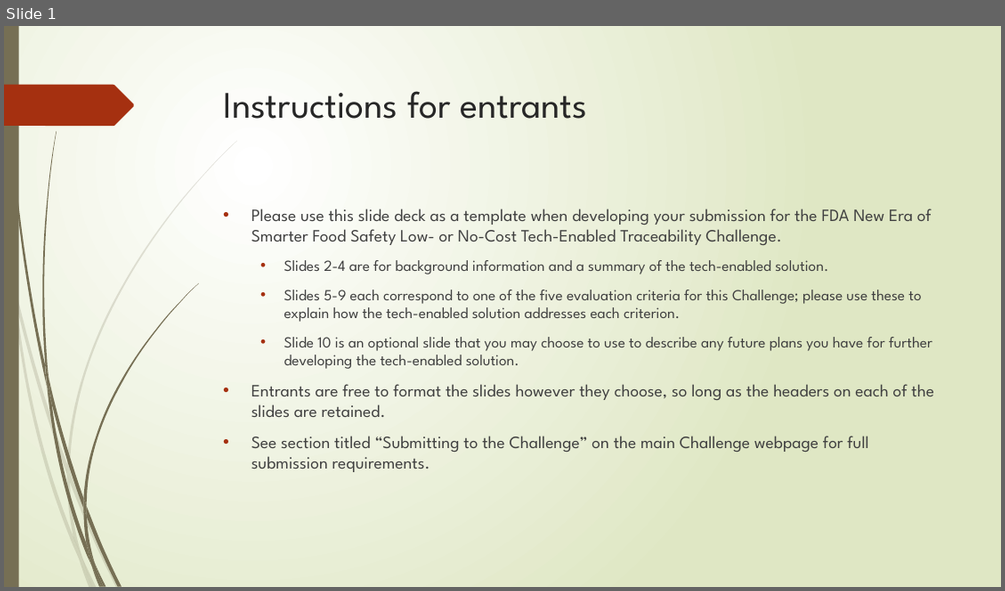
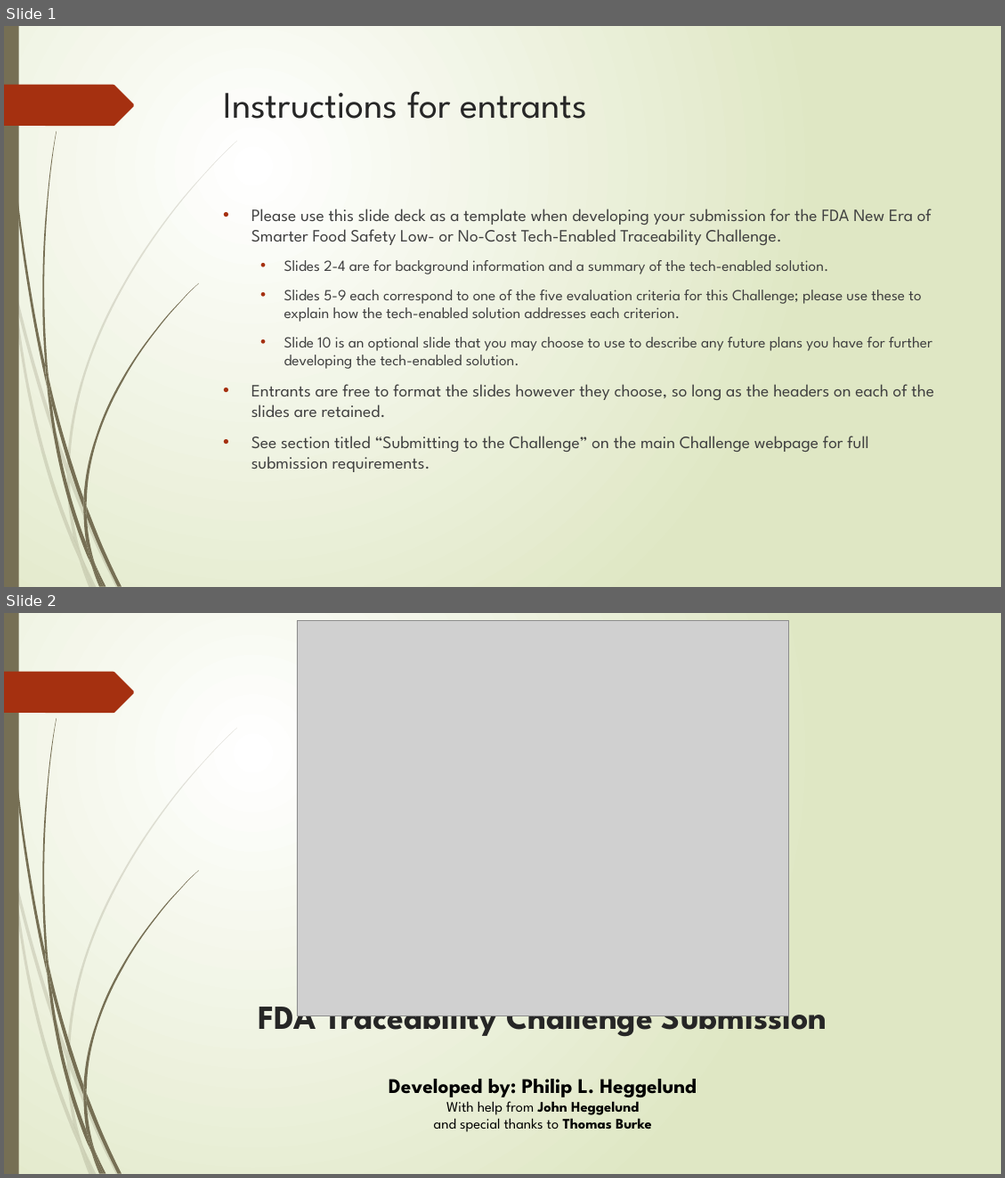
Before and after one commit to TraceabilityInternet/TraceabilityDriver, a slide deck: FDAPresentation.pptx. Shown one above the other, each under a label of ours: slide 1 before the commit, slides 1 and 2 after it. The pictures are 1005x591 and 1005x1178 pixels, drawn with LibreOffice and Linux fonts; fonts in the diff are those of the drawing; grey boxes stand for pictures. Boxes give left, top, right and bottom in pixels: in the first picture for what was removed or moved away, otherwise in the second. Text is boxed around its words. In the diff, an @@ line names an element or a change of style, - is before the commit and + after.

```diff
--- a/FDAPresentation.pptx
+++ b/FDAPresentation.pptx
@@ slide 2 added at <box>4,613,1001,1174</box>, background gradient #FFFFFF to #DFE8C4; not listed: 24 template elements that a slide beside it also shows @@
@@ picture added at <box>297,621,789,1016</box> @@
@@ title added at <box>259,995,827,1037</box>, 32.4 pt, text #262626, bold @@
+FDA Traceability Challenge Submission
@@ text added at <box>388,1078,696,1132</box>, 14 pt, text #000000, bold @@
+Developed by: Philip L. Heggelund
+With help from John Heggelund
+and special thanks to Thomas Burke
```
Also in this commit, not shown: 8 slides changed, 3 other slides added, 1 slide removed, 8 other files.
